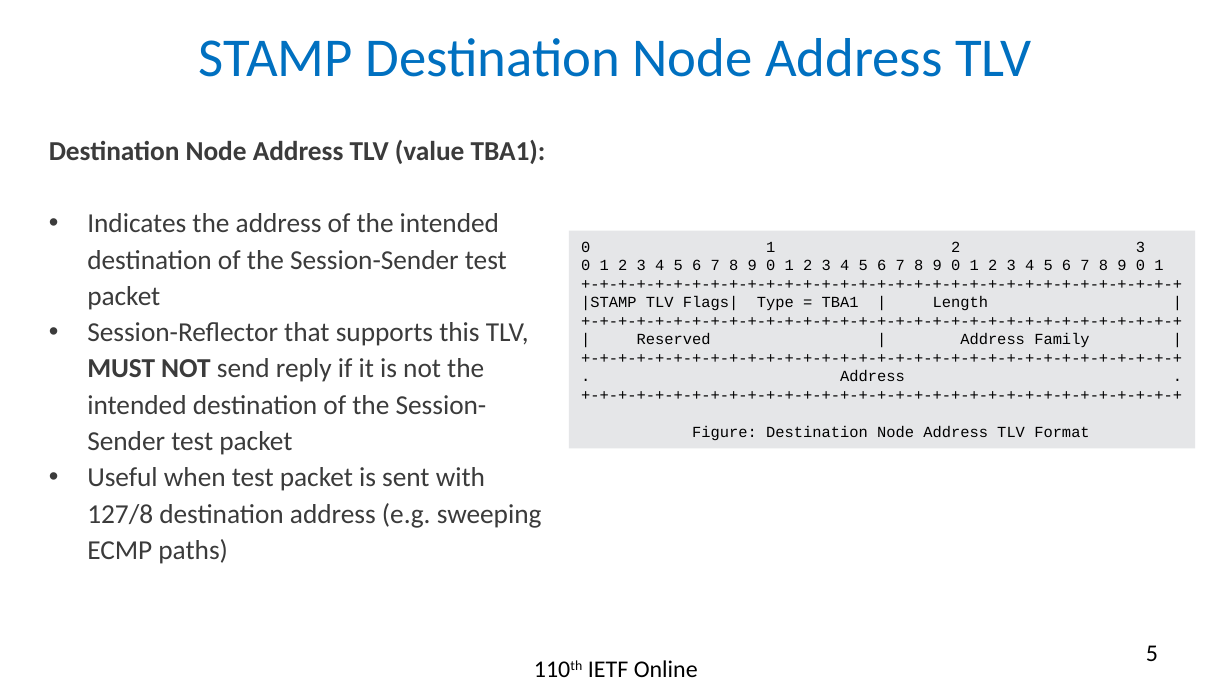
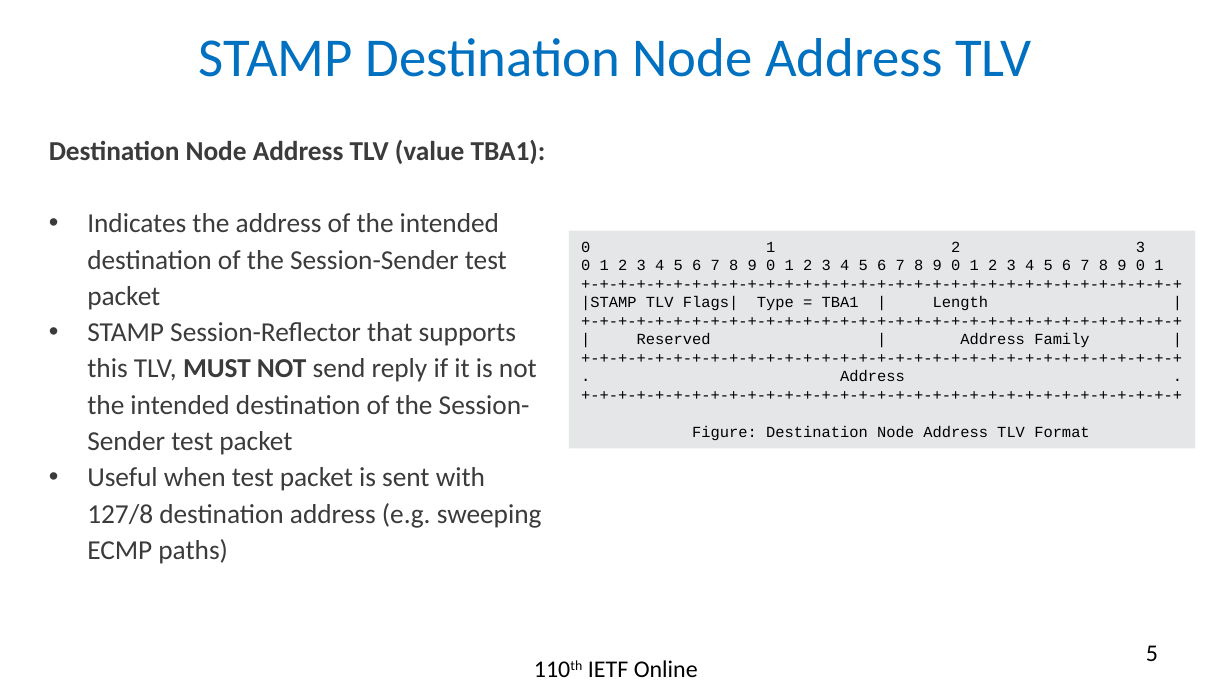
Before and after one commit to rakgandhi/ietf-slides, a slide deck: slide 5 of draft-gandhi-ippm-stamp-srpm-02.pptx. Drawn at 1232x693 pixels with LibreOffice and Linux fonts; fonts in the diff are those of the drawing. Boxes give left, top, right and bottom in pixels: in the first picture for what was removed or moved away, otherwise in the second. Text is boxed around its words. In the diff, an @@ line names an element or a change of style, - is before the commit and + after.

```diff
--- a/draft-gandhi-ippm-stamp-srpm-02.pptx
+++ b/draft-gandhi-ippm-stamp-srpm-02.pptx
@@ text at <box>87,322,537,455</box>: text changed @@
-• Session-Reflector that supports this TLV, MUST NOT send reply if it is not the intended destination of the Session-Sender test packet
+• STAMP Session-Reflector that supports this TLV, MUST NOT send reply if it is not the intended destination of the Session-Sender test packet
```
Also in this commit, not shown: 3 other slides changed, 5 other files.
